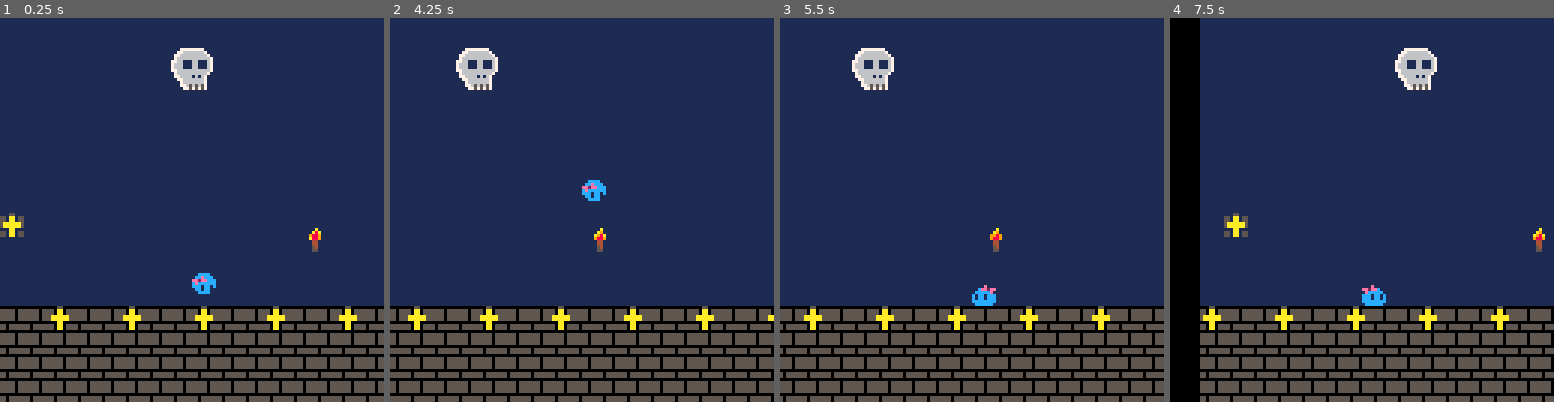
Above: before the commit, frames 1-4 (left to right).
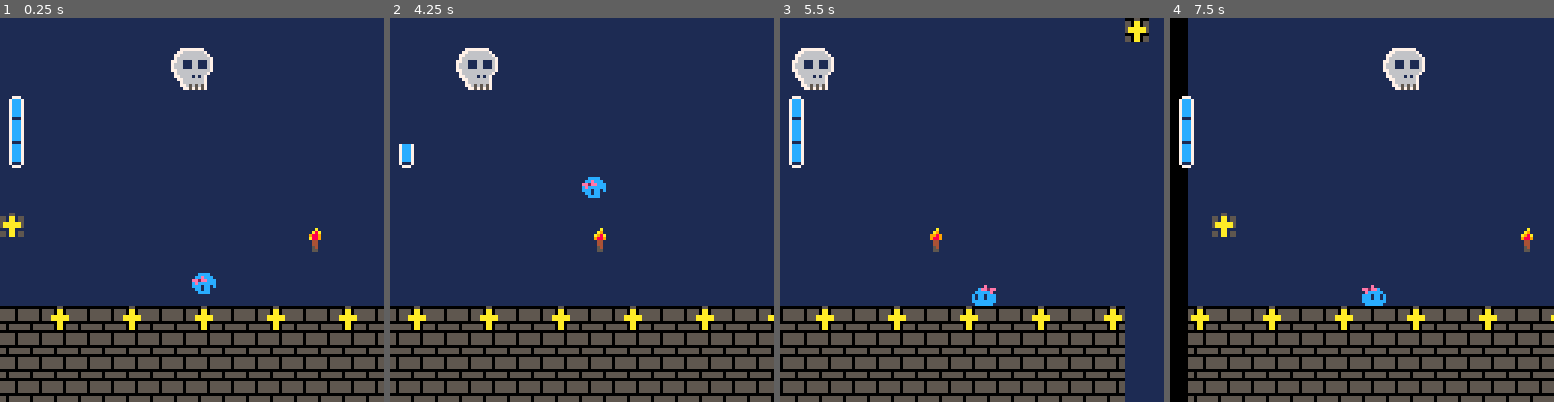
Above: after the commit, the same moments.

Repository: AriaLyndis/SlimeGamePrototype
Game: PICO-8 cartridge SlimeGamePrototype.p8
The game is run twice, just before and just after one commit, with the same random seed, the same clock (stepped at 60 frames per second) and the same inputs.
Inputs:
- Up to frame 1 (0.25 s): no input
- Up to frame 2 (4.25 s): tap O (Z key) at 0.33, 0.7, 1.43, 2.22, 3.1, 3.98 s; tap X (X key) at 1.07, 2.07, 2.4, 2.73, 3.07, 3.4, 3.73, 4.07 s; hold Left 1.97-2.37 s; hold Down 2.42-2.82 s; hold Right 2.87-3.53 s; hold Up 3.58-4.08 s; hold Right from 4.13 s (still down)
- Up to frame 3 (5.5 s): tap X (X key) every 0.33 s from 4.4 to 5.4 s; release Right at 4.53 s; hold Down 4.58-5.08 s; tap O (Z key) at 4.87 s; hold Left from 5.13 s (still down)
- Up to frame 4 (7.5 s): tap X (X key) every 0.33 s from 5.73 to 7.4 s; tap O (Z key) at 5.75, 6.63 s; release Left at 5.8 s; hold Up 5.85-6.18 s; hold Left 6.23-6.63 s; hold Down 6.68-7.08 s; hold Right from 7.13 s (still down)

The runs differ from the first frame. In frame 1, 0.7% of the frame differs, in the area x 2-7%, y 20-40%; in frame 2, 0.4%; in frame 3, 11%, in the area x 0-100%, y 0-100%; in frame 4, 10%.

Commit message:
Add files via upload

Diff:
--- a/SlimeGamePrototype.p8
+++ b/SlimeGamePrototype.p8
@@ -11,7 +11,8 @@
 	player_update()
 	update_torch()
 	update_block()
- update_real_block()
+    update_real_block()
+    slimeter.update()
 end
 
 function _draw()
@@ -23,6 +24,7 @@
     draw_player()
 	spr(16,-player.x+120,10,2,2) --skeleton
 	--draw_roll()
+    slimeter.draw()
 end
 
 function debug_log()
@@ -34,7 +36,7 @@
     print("free: "..tostr(player.state.free))
     print("grounded: "..tostr(player.state.grounded))
     print("boosting: "..tostr(player.state.boosting))
-    print("boost ready: "..tostr(player.boost_ready))
+    print("slimeter: "..tostr(slimeter.level))
 end
 
 -->8
@@ -53,8 +55,8 @@
 left=0,
 top=0,
 bottom=0,
-boost_ready=false,
 flipped = false,
+boost_speed = 4,
 state = {free=true, grounded=false, boosting=true}
 }
 
@@ -63,11 +65,11 @@
 	velocities = ("x velocity:"..player.velX.."\ny velocity:"..player.yvel)
 
 --boost
-    if (btnp(❎) and player.state.free and player.boost_ready) then
+    if (btnp(❎) and player.state.free and slimeter.level > 0) then
         player.yvel = 0
         player.velX = 0
         player.state.boosting = true
-        player.boost_ready = false
+        slimeter.level -= 1
     end
         if	(btn(❎) and player.state.boosting) then
 
@@ -76,22 +78,22 @@
 
         --MOVEMENT
             --left
-            if (btn(⬅️) and player.velX>-6) then
+            if (btn(⬅️) and player.velX>-player.boost_speed) then
                 player.velX -= player.x_accel*3
             end
 
             --right
-            if (btn(➡️) and player.velX<6) then
+            if (btn(➡️) and player.velX<player.boost_speed) then
                 player.velX += player.x_accel*3
             end
 
             --up
-            if (btn(⬆️) and player.yvel>-6) then
+            if (btn(⬆️) and player.yvel>-player.boost_speed) then
                 player.yvel -= player.x_accel*3
             end
 
             --down
-            if (btn(⬇️) and player.yvel<6) then
+            if (btn(⬇️) and player.yvel<player.boost_speed) then
                 player.yvel += player.x_accel*3
             end
         else
@@ -207,7 +209,7 @@
     torch.alive = false
     torch.unlit_timer = 0
     player.yvel = -8
-    player.boost_ready = true
+    slimeter.level = 3
  else
  	torch.unlit_timer += 1
  end
@@ -218,7 +220,7 @@
 end
 
 function update_torch()
-torch.x = -player.x+165
+ torch.x = -player.x+165
 	--current sprite
 	pickup()
  if torch.alive == true then
@@ -263,7 +265,7 @@
 	if (player.bottom >= block.top) then
 		player.y = block.top-8
         player.state.grounded = true
-        player.boost_ready = true
+        slimeter.level = 3
 	end
 end
 -->8
@@ -299,6 +301,7 @@
 	if (((player.right >= real_block.left) and (player.right <= real_block.right))or ((player.left <= real_block.right) and (player.left >= real_block.left))) and ((player.bottom >= real_block.top) and player.top <= real_block.bottom) then
 		player.y = real_block.top - 9
         player.state.grounded = true
+        slimeter.level = 3
     end
 end
 -->8
@@ -313,9 +316,17 @@
 --slimeter
 
 slimeter = {
-level = 0,
+level = 3,
 sprite = 19,
-length = 3
+length = 3,
+y=0,
+update = function()
+    slimeter.y = 50 - slimeter.level * 8
+end,
+
+draw = function()
+    spr(slimeter.sprite,0,slimeter.y,1,slimeter.level,0,1)
+end
 }
 __gfx__
 00000000000500500000a0000000a0000000a000000000000005500000800000005005000000000000000000000e00000000000000cecc001111111100000000
